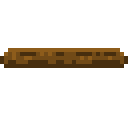
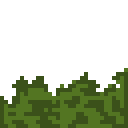
The second 128 x 128 image is a revision of the first. Changes to its layers:
added layer "Arbusto" in group "Cenario" over [0, 68, 128, 128]
hid "Plataforma" over [0, 48, 128, 68]
hid group "Player" (61 layers) over [16, 48, 120, 112]
